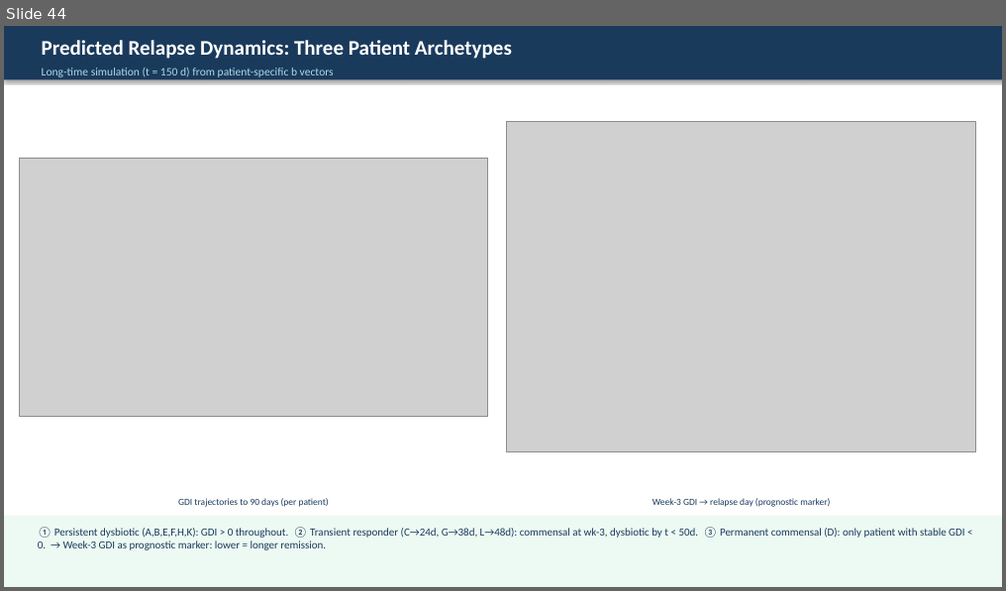
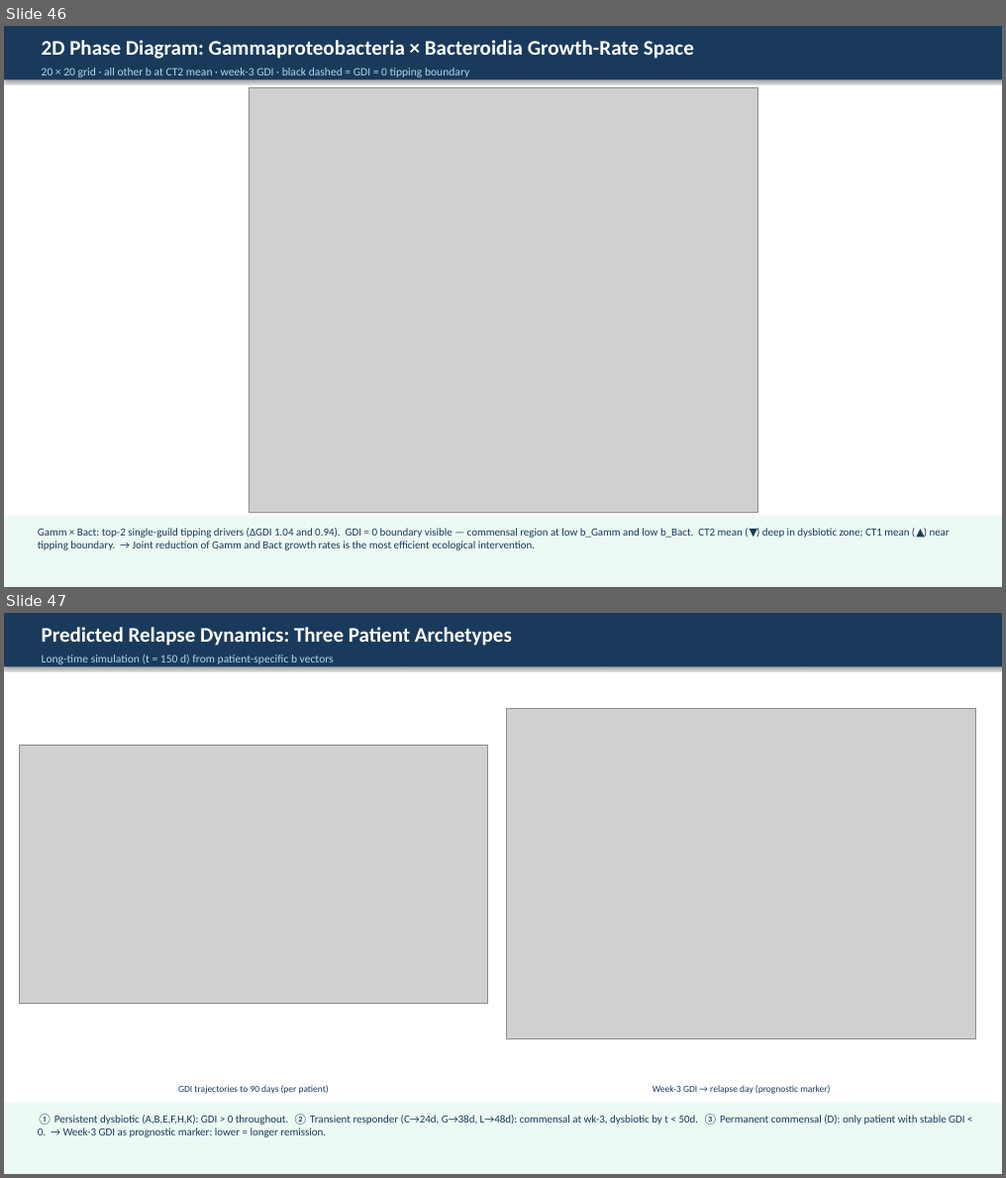
Before and after one commit to keisuke58/nife_intern, a slide deck: dieckow_paper/progress_report_dieckow_extended.pptx. Shown one above the other, each under a label of ours: slide 44 before the commit, slides 46 and 47 after it. The pictures are 1006x591 and 1006x1178 pixels, drawn with LibreOffice and Linux fonts; fonts in the diff are those of the drawing; grey boxes stand for pictures. Boxes give left, top, right and bottom in pixels: in the first picture for what was removed or moved away, otherwise in the second. Text is boxed around its words. In the diff, an @@ line names an element or a change of style, - is before the commit and + after.

Commit message:
feat: add permutation test, tipping point, 2D phase diagram slides (9pp PDF / 49 PPTX)

```diff
--- a/dieckow_paper/progress_report_dieckow_extended.pptx
+++ b/dieckow_paper/progress_report_dieckow_extended.pptx
@@ slide 46 added at bbox=[4, 26, 1002, 587], background #FFFFFF @@
@@ rectangle added at bbox=[4, 26, 1002, 79], fill #1A3A5C @@
@@ text added at bbox=[42, 40, 694, 59], 20 pt, text #FFFFFF, bold @@
+2D Phase Diagram: Gammaproteobacteria × Bacteroidia Growth-Rate Space
@@ text added at bbox=[42, 68, 469, 77], 11 pt, text #ADD8E6 @@
+20 × 20 grid · all other b at CT2 mean · week-3 GDI · black dashed = GDI = 0 tipping boundary
@@ picture added at bbox=[249, 87, 757, 513] @@
@@ rectangle added at bbox=[4, 516, 1002, 587], fill #EDFAF3 @@
@@ text added at bbox=[38, 528, 949, 551], 10.5 pt, text #1A3A5C @@
+Gamm × Bact: top-2 single-guild tipping drivers (ΔGDI 1.04 and 0.94). GDI = 0 boundary visible — commensal region at low b_Gamm and low b_Bact. CT2 mean (▼) deep in dysbiotic zone; CT1 mean (▲) near tipping boundary. → Joint reduction of Gamm and Bact growth rates is the most efficient ecological intervention.
@@ what was slide 44 is now slide 47 @@
```
Also in this commit, not shown: 1 slide changed, 2 other slides added, 3 other files.
